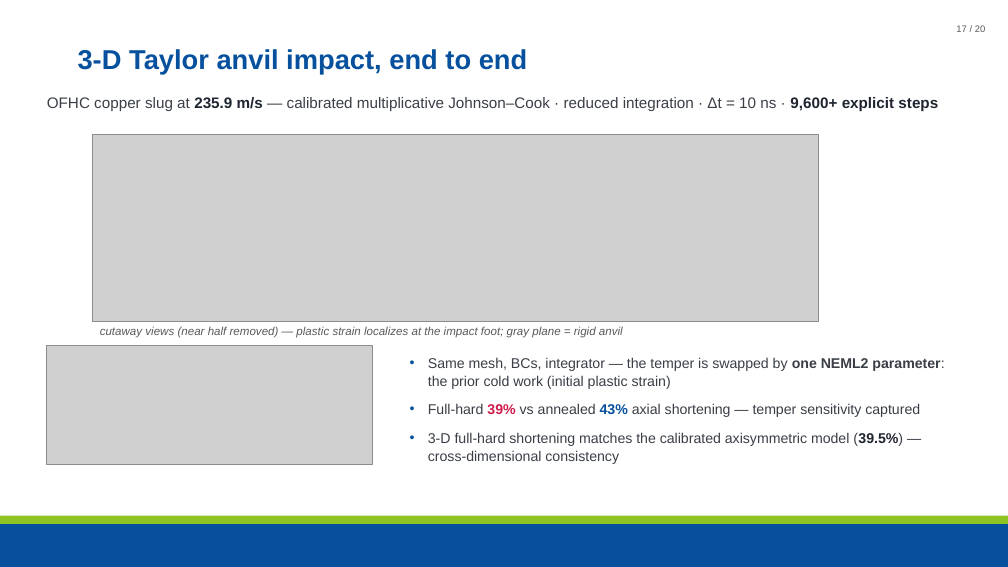
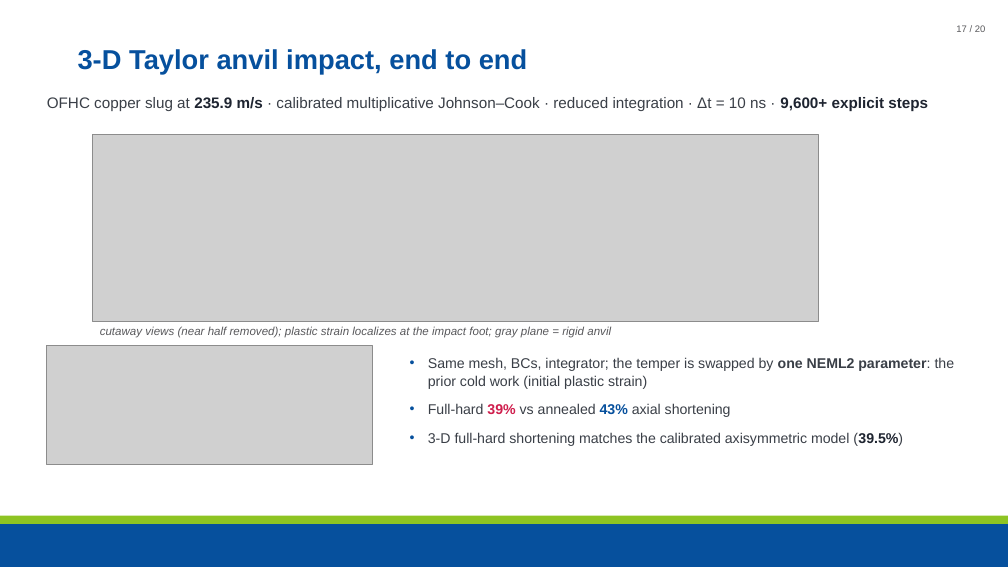
Before and after one commit to maxnezdyur/marlin, a slide deck: slide 17 of examples/impact/slide_assets/WCCM_NEML2_explicit_dynamics_v2.pptx. Drawn at 1008x567 pixels with LibreOffice and Linux fonts; fonts in the diff are those of the drawing; grey boxes stand for pictures; background and template pictures are left out. Boxes give left, top, right and bottom in pixels: in the first picture for what was removed or moved away, otherwise in the second. Text is boxed around its words. In the diff, an @@ line names an element or a change of style, - is before the commit and + after.

```diff
--- a/examples/impact/slide_assets/WCCM_NEML2_explicit_dynamics_v2.pptx
+++ b/examples/impact/slide_assets/WCCM_NEML2_explicit_dynamics_v2.pptx
@@ text at (x1=47, y1=97, x2=928, y2=111): text changed @@
-OFHC copper slug at 235.9 m/s — calibrated multiplicative Johnson–Cook · reduced integration · Δt = 10 ns · 9,600+ explicit steps
+OFHC copper slug at 235.9 m/s · calibrated multiplicative Johnson–Cook · reduced integration · Δt = 10 ns · 9,600+ explicit steps
@@ text at (x1=100, y1=326, x2=611, y2=338): text changed @@
-cutaway views (near half removed) — plastic strain localizes at the impact foot; gray plane = rigid anvil
+cutaway views (near half removed); plastic strain localizes at the impact foot; gray plane = rigid anvil
@@ text at (x1=428, y1=357, x2=955, y2=446): text changed @@
-• Same mesh, BCs, integrator — the temper is swapped by one NEML2 parameter: the prior cold work (initial plastic strain)
-• Full-hard 39% vs annealed 43% axial shortening — temper sensitivity captured
-• 3-D full-hard shortening matches the calibrated axisymmetric model (39.5%) — cross-dimensional consistency
+• Same mesh, BCs, integrator; the temper is swapped by one NEML2 parameter: the prior cold work (initial plastic strain)
+• Full-hard 39% vs annealed 43% axial shortening
+• 3-D full-hard shortening matches the calibrated axisymmetric model (39.5%)
```
Also in this commit, not shown: 17 other slides changed, 1 other file.
